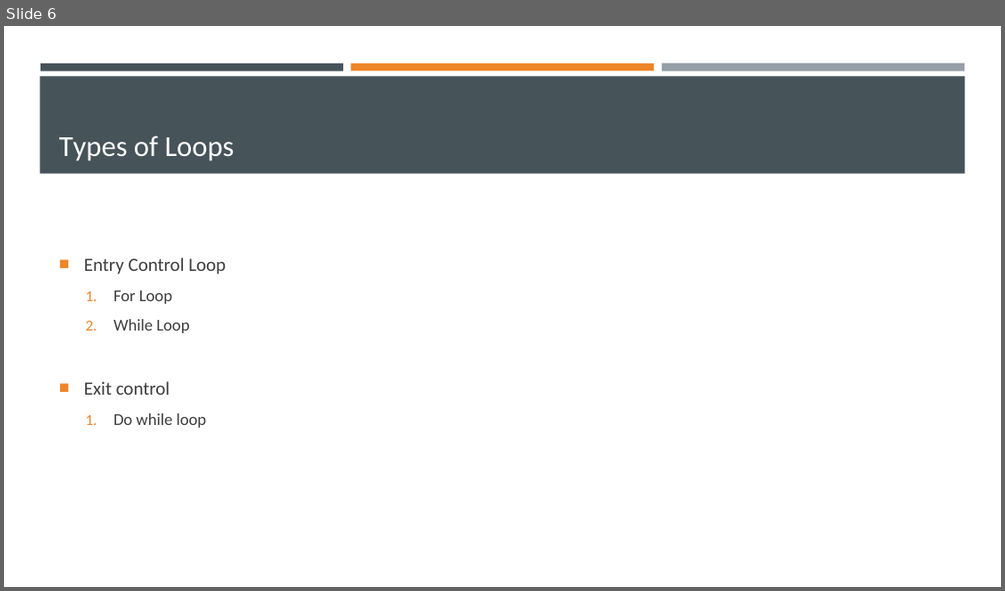
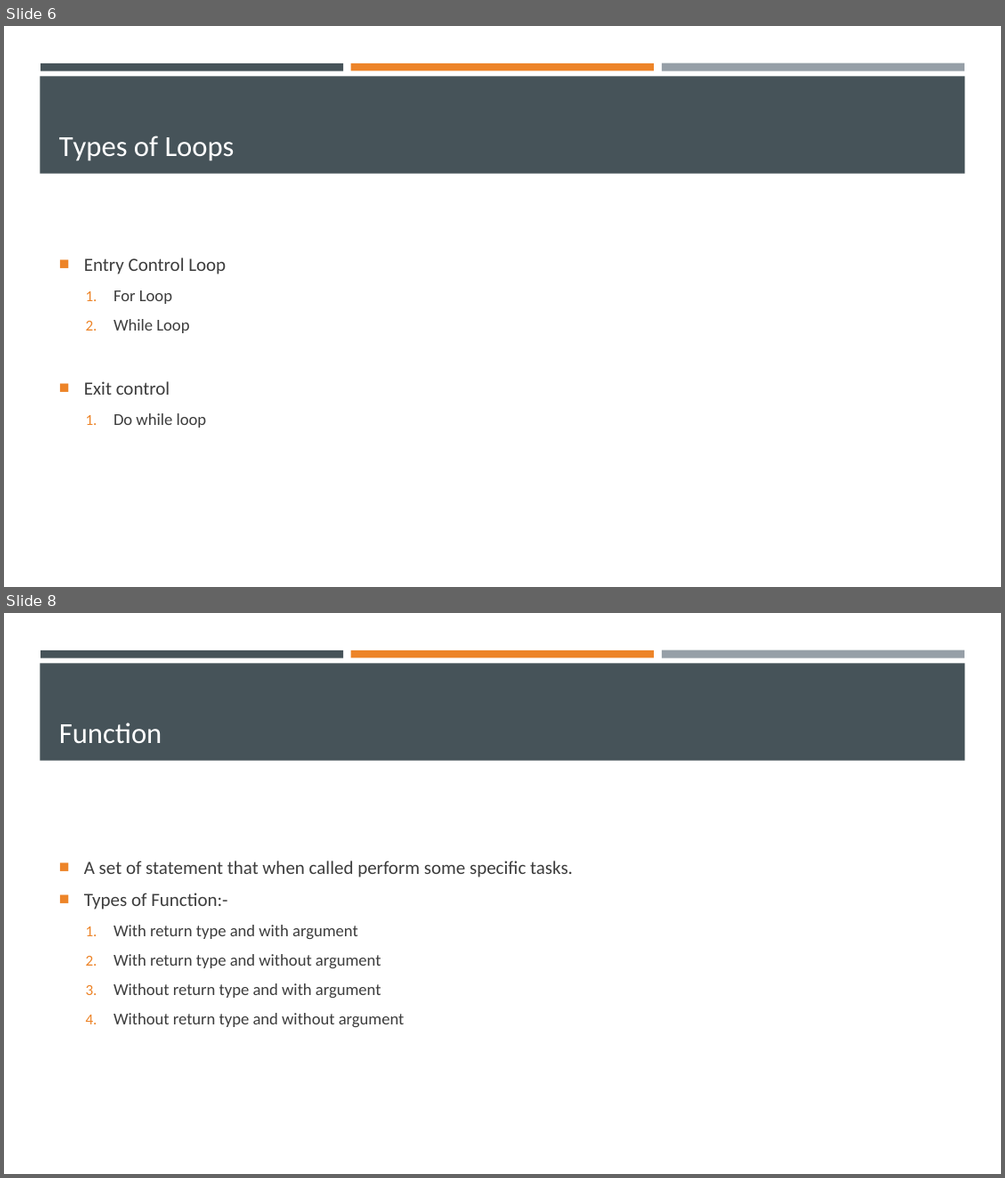
Before and after one commit to achalchhag/assignment, a slide deck: SOFTSKILL/Softskills - Building Corporate Culture/C language.pptx. Shown one above the other, each under a label of ours: slide 6 before the commit, slides 6 and 8 after it; the slides between them are not shown. The pictures are 1005x591 and 1005x1178 pixels, drawn with LibreOffice and Linux fonts; fonts in the diff are those of the drawing. Boxes give left, top, right and bottom in pixels: in the first picture for what was removed or moved away, otherwise in the second. Text is boxed around its words. In the diff, an @@ line names an element or a change of style, - is before the commit and + after.

```diff
--- a/SOFTSKILL/Softskills - Building Corporate Culture/C language.pptx
+++ b/SOFTSKILL/Softskills - Building Corporate Culture/C language.pptx
@@ slide 8 added at (x1=4, y1=613, x2=1001, y2=1174), background #FFFFFF; not listed: 4 template elements that a slide beside it also shows @@
@@ title added at (x1=59, y1=722, x2=162, y2=743), 28 pt, text #FFFFFF @@
+Function
@@ text added at (x1=84, y1=860, x2=573, y2=1027), 16 pt, text #3D3D3D @@
+■ A set of statement that when called perform some specific tasks.
+■ Types of Function:-
+  1. With return type and with argument
+  2. With return type and without argument
+  3. Without return type and with argument
+  4. Without return type and without argument
```
Also in this commit, not shown: 4 other slides added, 1 slide removed, 2 other files.
